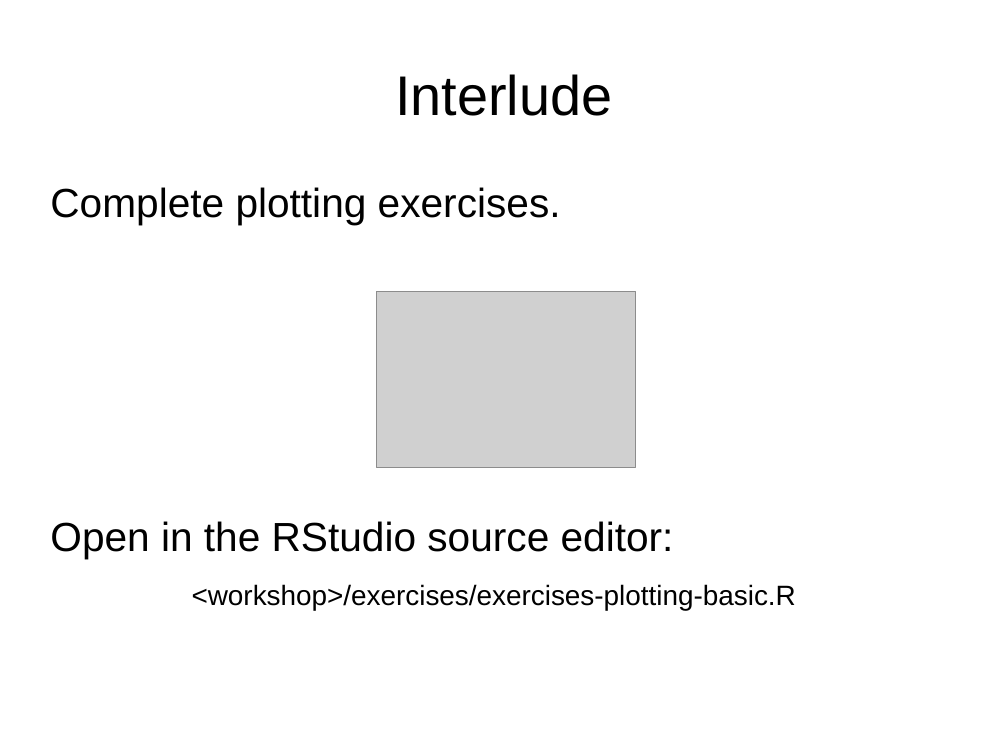
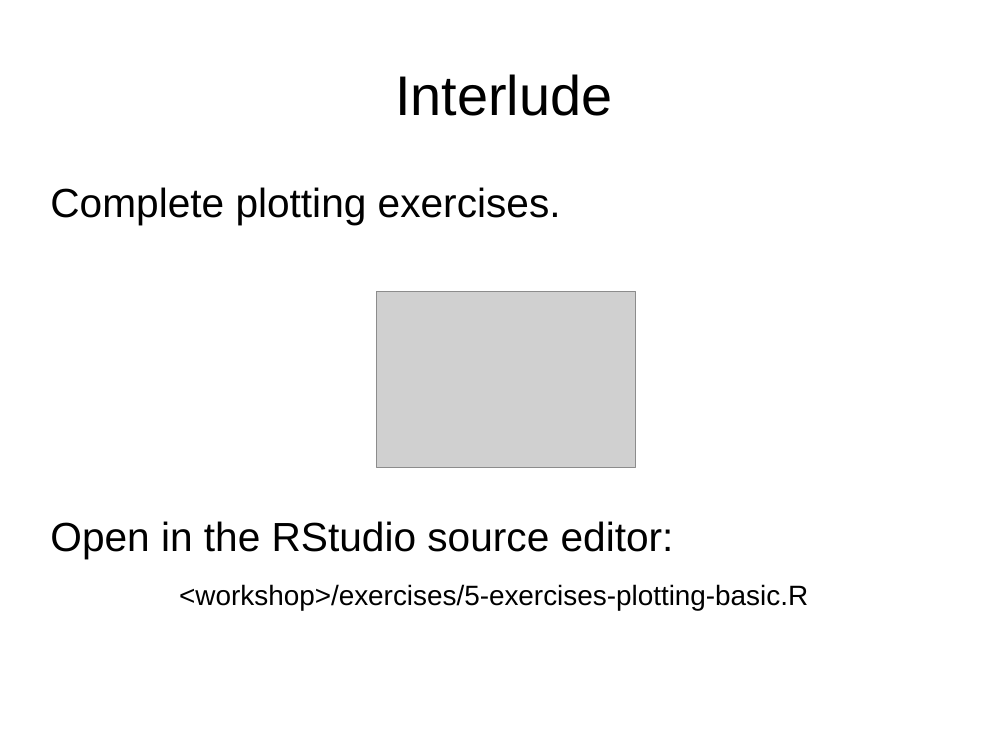
Before and after one commit to ubccr/hsws, a slide deck: slide 140 of slides/R-intro-slideset.odp (slide 138 before the commit). Drawn at 1008x756 pixels with LibreOffice and Linux fonts; fonts in the diff are those of the drawing; grey boxes stand for pictures. Boxes give left, top, right and bottom in pixels: in the first picture for what was removed or moved away, otherwise in the second. Text is boxed around its words. In the diff, an @@ line names an element or a change of style, - is before the commit and + after.

```diff
--- a/slides/R-intro-slideset.odp
+++ b/slides/R-intro-slideset.odp
@@ text at (179, 584, 808, 610): text changed @@
-<workshop>/exercises/exercises-plotting-basic.R
+<workshop>/exercises/5-exercises-plotting-basic.R
```
Also in this commit, not shown: 10 other slides changed, 3 slides added, 10 other files.
